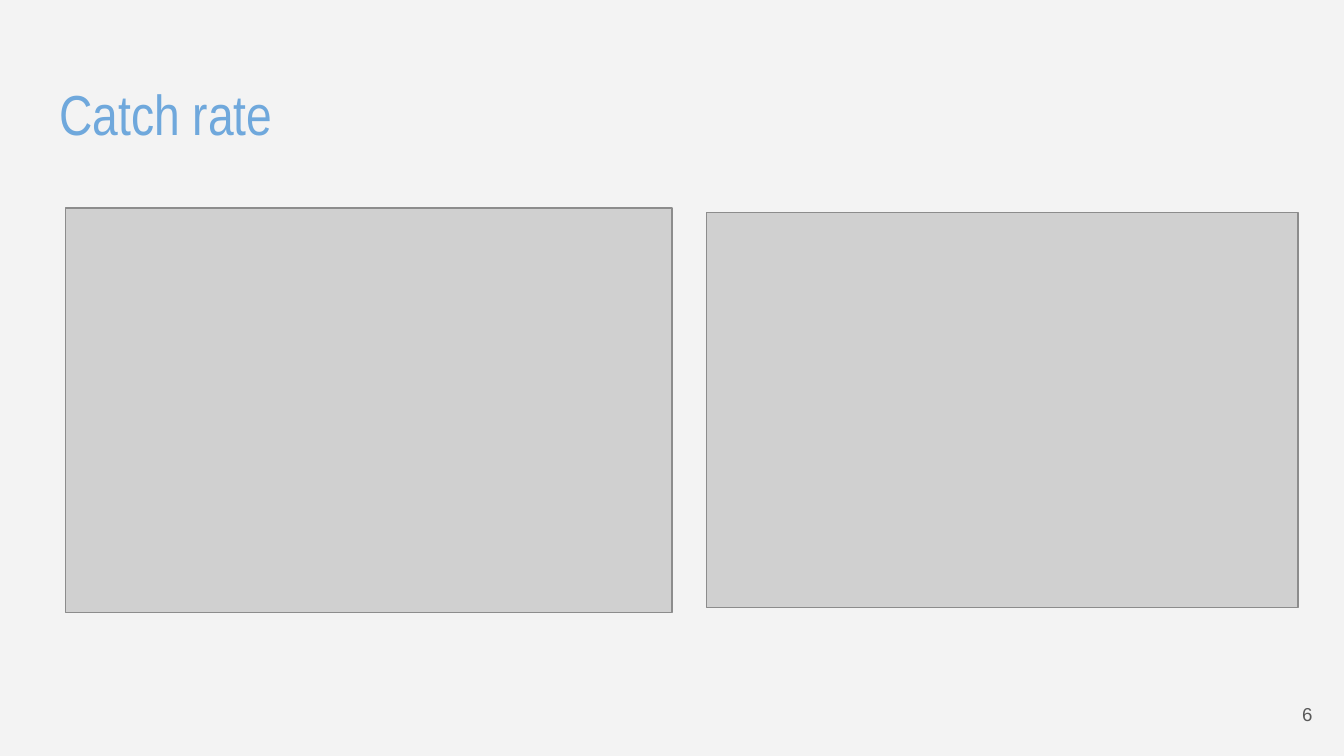
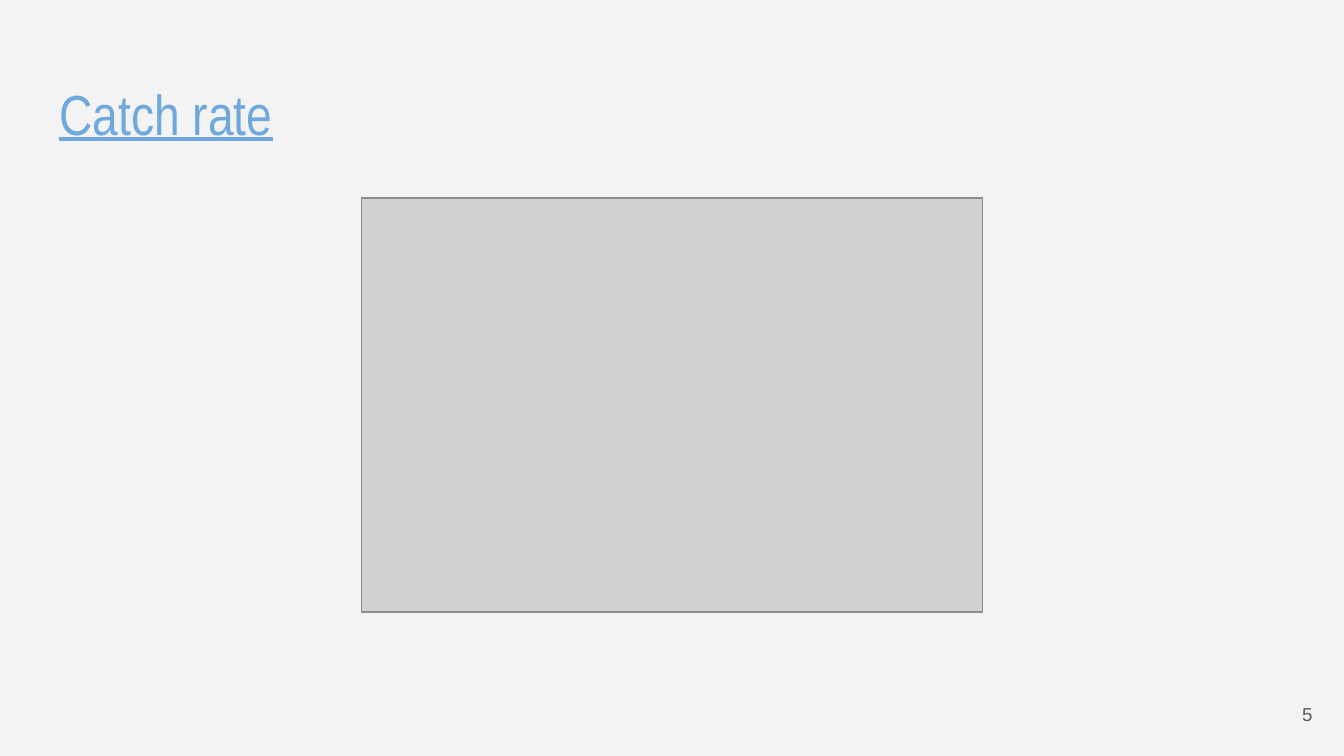
Before and after one commit to Mantotheale/PokemonScientificVisualization, a slide deck: slide 6 of Pokemon - Visualizzazione Scientifica.pptx. Drawn at 1344x756 pixels with LibreOffice and Linux fonts; fonts in the diff are those of the drawing; grey boxes stand for pictures. Boxes give left, top, right and bottom in pixels: in the first picture for what was removed or moved away, otherwise in the second. Text is boxed around its words. In the diff, an @@ line names an element or a change of style, - is before the commit and + after.

```diff
--- a/Pokemon - Visualizzazione Scientifica.pptx
+++ b/Pokemon - Visualizzazione Scientifica.pptx
@@ title "Catch rate" at bbox=[59, 94, 273, 141]: underline on @@
@@ picture removed at bbox=[66, 208, 672, 613] @@
@@ picture added at bbox=[362, 198, 982, 612] @@
@@ picture removed at bbox=[707, 212, 1298, 607] @@
@@ text at bbox=[1302, 708, 1312, 721]: text changed @@
-6
+5
```
Also in this commit, not shown: 15 other slides changed, 5 slides added, 1 slide removed, 1 other file.
